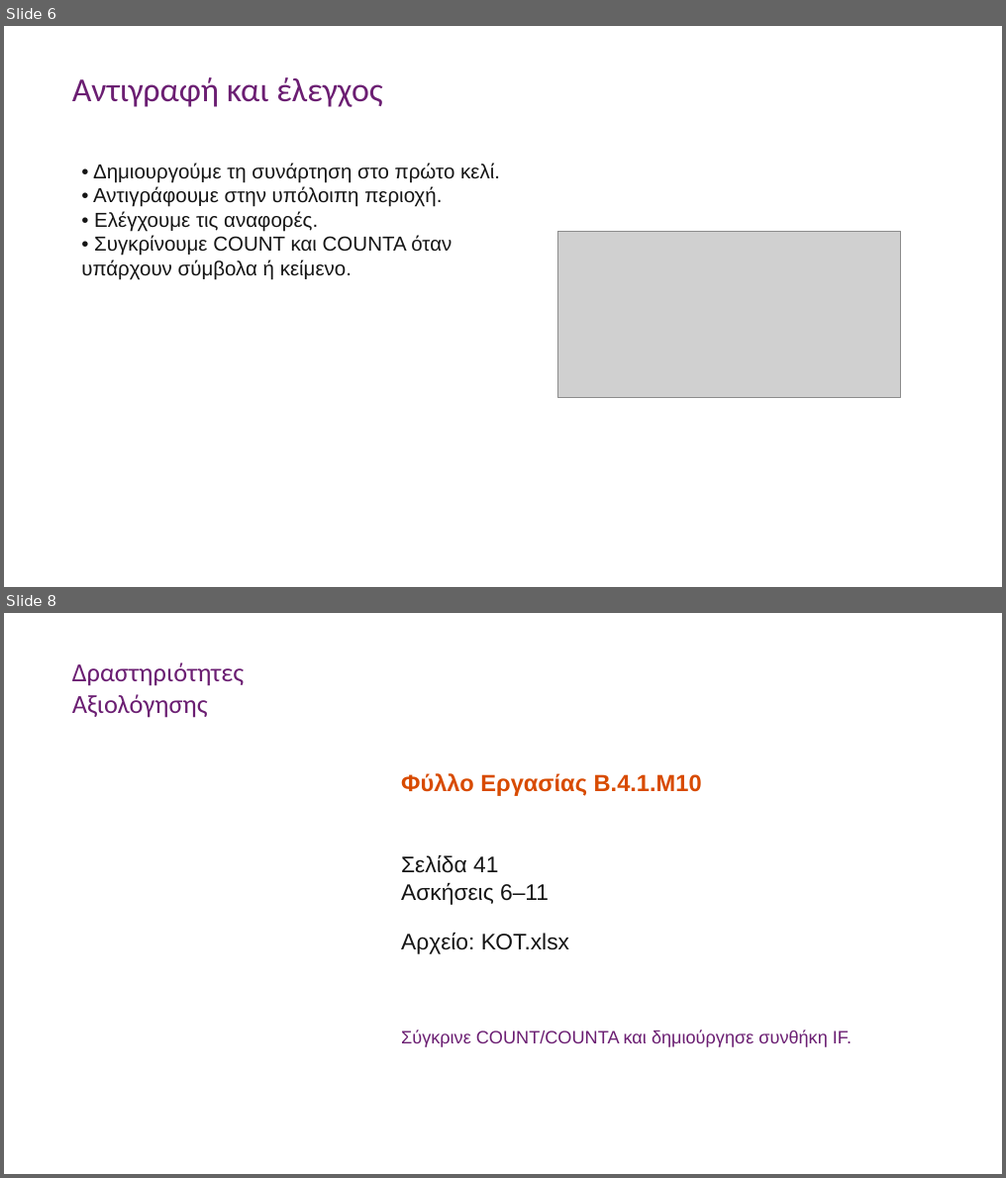
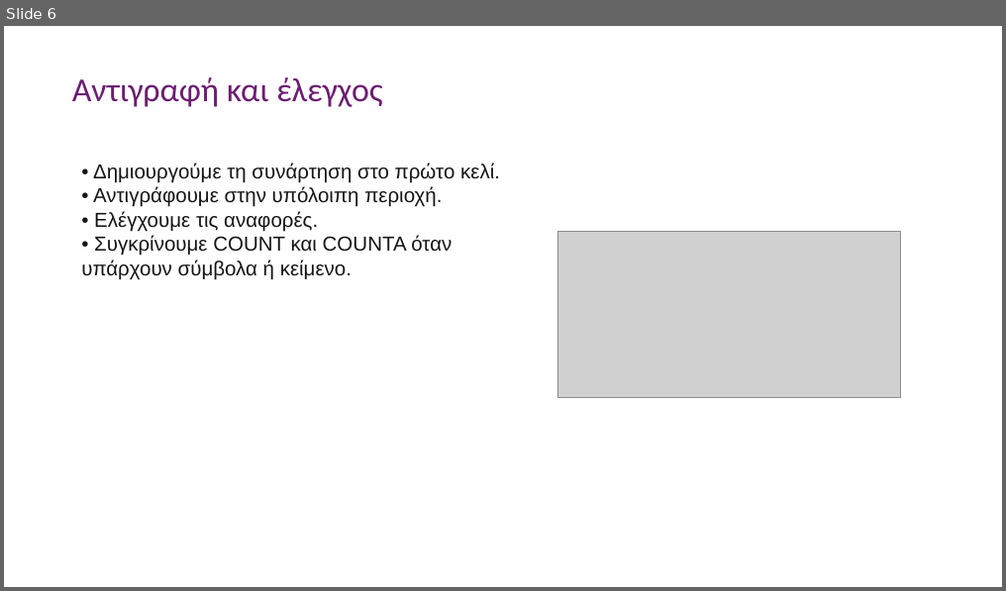
Before and after one commit to aristos32/education, a slide deck: schools-presentations/B Gymnasiou/B41M10 - Συναρτήσεις.pptx. Shown one above the other, each under a label of ours: slides 6 and 8 before the commit, slide 6 after it; the slides between them are not shown. The pictures are 1006x1178 and 1006x591 pixels, drawn with LibreOffice and Linux fonts; fonts in the diff are those of the drawing; grey boxes stand for pictures. Boxes give left, top, right and bottom in pixels: in the first picture for what was removed or moved away, otherwise in the second. Text is boxed around its words. In the diff, an @@ line names an element or a change of style, - is before the commit and + after.

```diff
--- a/schools-presentations/B Gymnasiou/B41M10 - Συναρτήσεις.pptx
+++ b/schools-presentations/B Gymnasiou/B41M10 - Συναρτήσεις.pptx
@@ slide 8 removed at <box>4,613,1002,1174</box>, background #FFFFFF @@
@@ text removed at <box>72,663,244,718</box> @@
-Δραστηριότητες Αξιολόγησης
@@ text removed at <box>401,773,702,796</box> @@
-Φύλλο Εργασίας Β.4.1.M10
@@ text removed at <box>401,855,569,955</box> @@
-Σελίδα 41
-Ασκήσεις 6–11
-Αρχείο: ΚΟΤ.xlsx
@@ text removed at <box>401,1030,851,1048</box> @@
-Σύγκρινε COUNT/COUNTA και δημιούργησε συνθήκη IF.
```
Also in this commit, not shown: 1 slide changed, 1 other slide removed, 11 other files.
